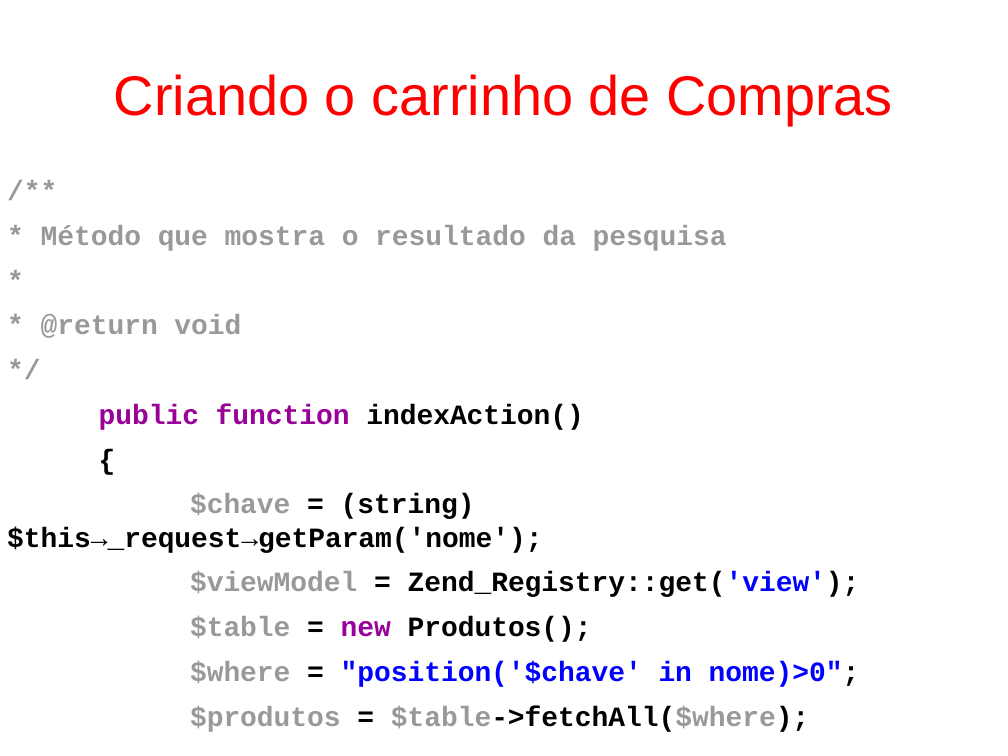
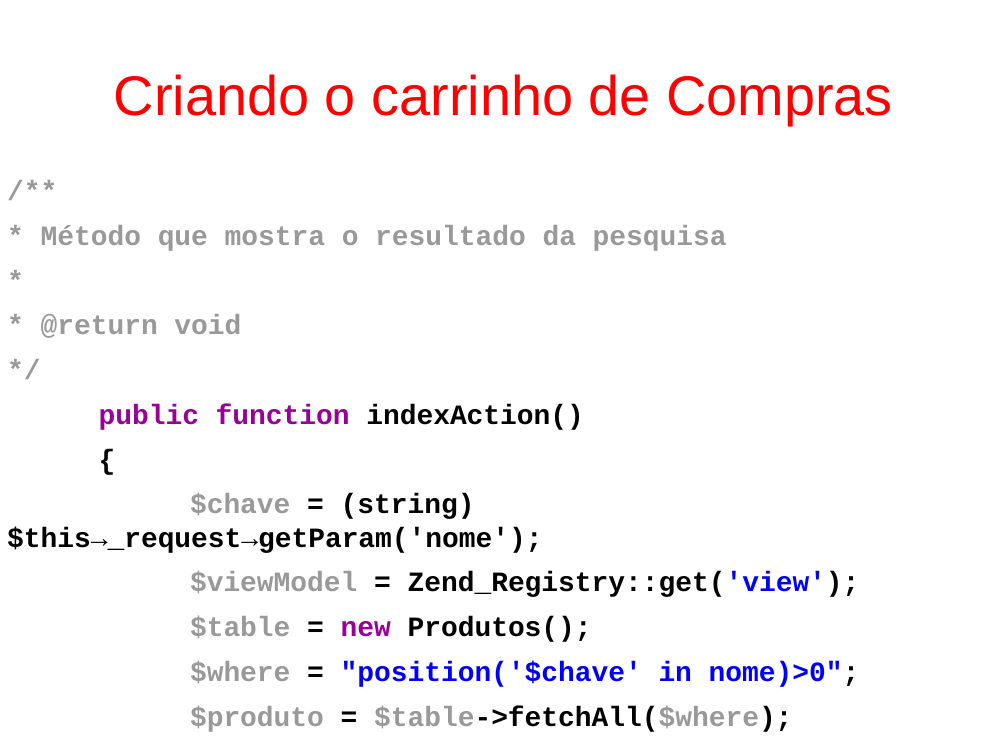
Before and after one commit to fgsl/lojasacme, a slide deck: slide 135 of docs/tutorial.odp (slide 134 before the commit). Drawn at 1008x756 pixels with LibreOffice and Linux fonts; fonts in the diff are those of the drawing. Boxes give left, top, right and bottom in pixels: in the first picture for what was removed or moved away, otherwise in the second. Text is boxed around its words. In the diff, an @@ line names an element or a change of style, - is before the commit and + after.

```diff
--- a/docs/tutorial.odp
+++ b/docs/tutorial.odp
@@ text at bbox=[190, 706, 792, 732]: text changed @@
-$produtos = $table->fetchAll($where);
+$produto = $table->fetchAll($where);
```
Also in this commit, not shown: 4 other slides changed, 1 slide added, 1 other file.
